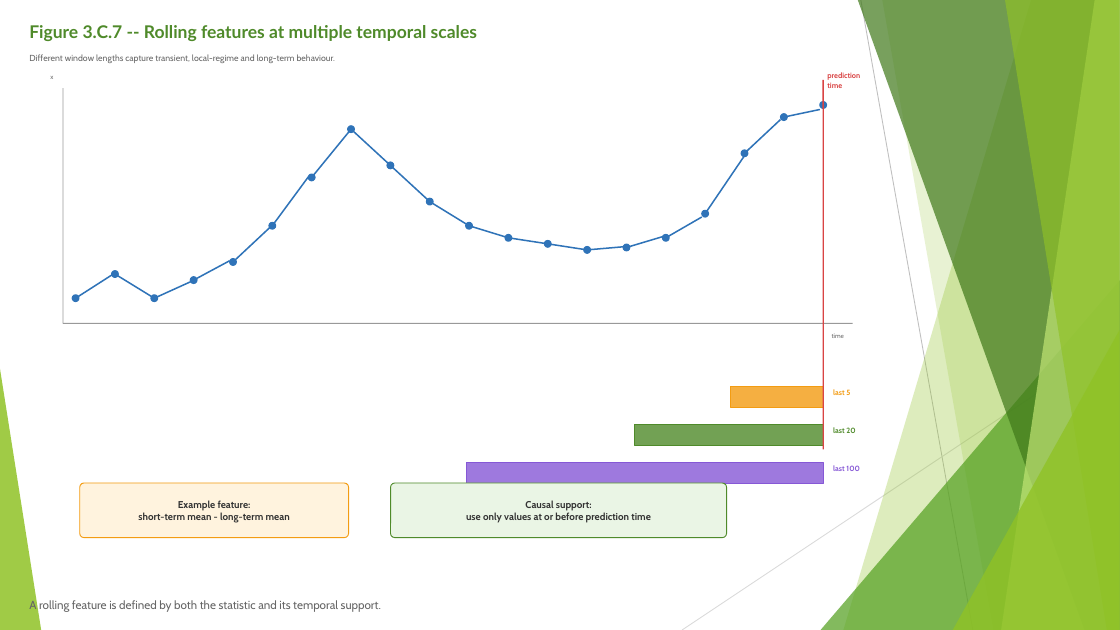
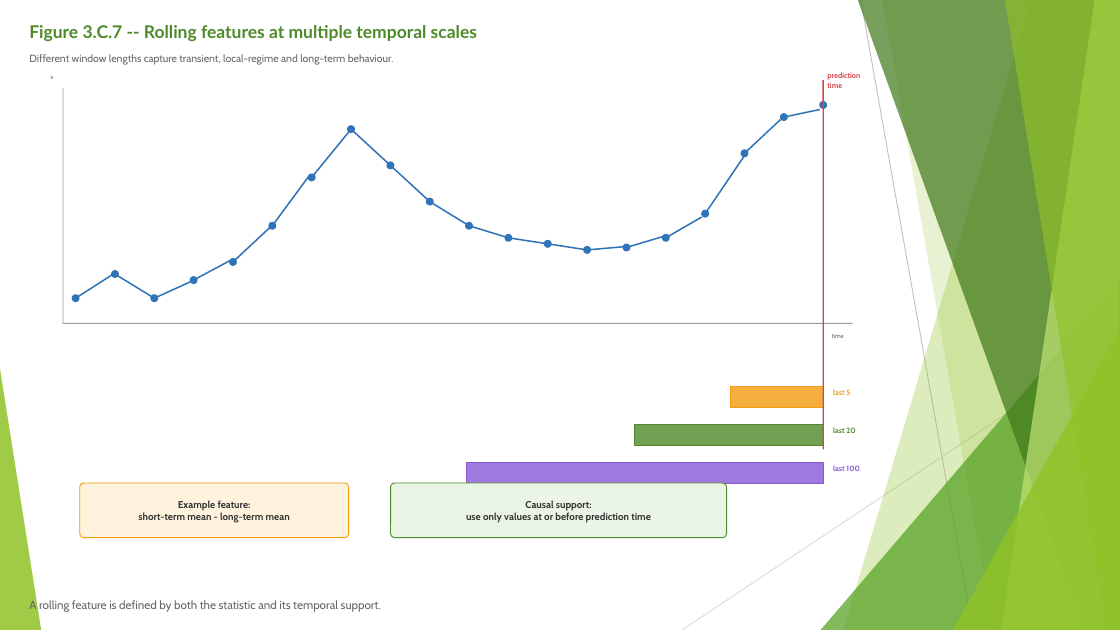
Before and after one commit to FranzGH/timeseries, a slide deck: slide 58 of Slides/03 Traditional Baselines and Feature-Based Machine Learning.pptx. Drawn at 1120x630 pixels with LibreOffice and Linux fonts; fonts in the diff are those of the drawing; background and template pictures are left out. Boxes give left, top, right and bottom in pixels: in the first picture for what was removed or moved away, otherwise in the second. Text is boxed around its words. In the diff, an @@ line names an element or a change of style, - is before the commit and + after.

```diff
--- a/Slides/03 Traditional Baselines and Feature-Based Machine Learning.pptx
+++ b/Slides/03 Traditional Baselines and Feature-Based Machine Learning.pptx
@@ text "Different window lengths capture transient, ..." at (29, 54, 394, 65): size 7.5 to 9 pt @@
```
Also in this commit, not shown: 16 other slides changed, 7 other files.
